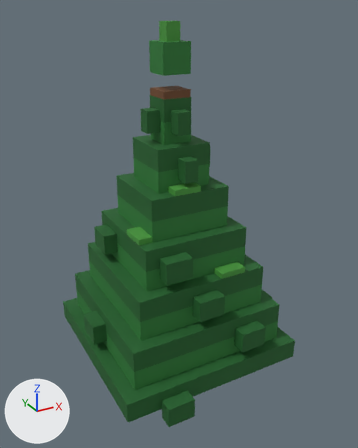
Two versions of the glTF model roblox-island/exports/glb/PineTreeTall.glb, one commit apart.
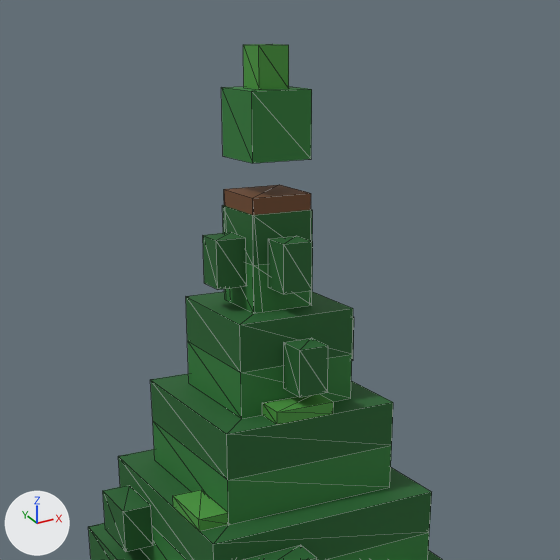
Old and new are each drawn whole from a 50 mm camera at (-16.0, -30.2, 29.1) aimed at (0.5, -0.3, 14.1) and again close up on the part from 13% to 85% of the width and 0% to 58% of the height. The axes (+X, +Y, +Z) are drawn at lower left. The lights are the same throughout. The older version's two pictures come first. The close-ups show mesh edges as thin lines. Vertices at exactly the same position are counted once.

The first close-up shows 'PineTreeTall'.
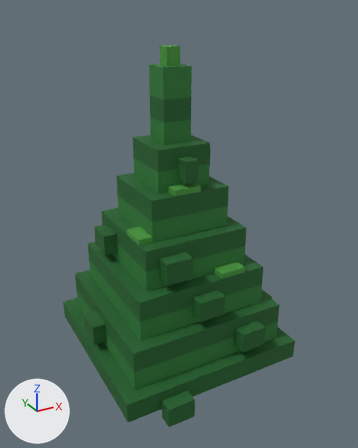
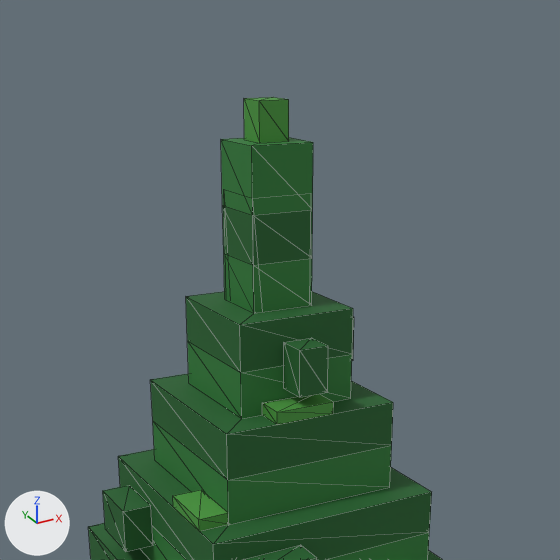
Where the change shows, as pixel boxes (x1, y1, x2, y2) in the close-ups (560 x 560 px; the box of a moved part takes in the faces that stretch with it):
'PineTreeTall', reshaped
    before: (88, 44, 442, 560)
    after: (88, 97, 442, 560)
part 1 of me_pinetreetall, deleted (green)
    before: (269, 236, 313, 294)
part 2 of me_pinetreetall, deleted (green)
    before: (243, 44, 289, 90)
part 3 of me_pinetreetall, moved or reshaped
    before: (203, 86, 312, 289)
    after: (221, 97, 313, 215)
part 4 of me_pinetreetall, surface changed
    before: (203, 232, 244, 289)
    after: (244, 100, 259, 143)

What changed in the scene script:
```text
Change me_pinetreetall:
    used by ob_pinetreetall; location = (0.0, 0.0, 0.0)
    remove me_pinetreetall.from_pydata(...)  # 298 vertices, 468 faces; spans x -7.0..7.0, y -8.0..8.0, z 0.0..28.2
    add me_pinetreetall.from_pydata(...)  # 276 vertices, 442 faces; spans x -7.0..7.0, y -8.0..8.0, z 0.0..26.7
    me_pinetreetall part 1: the loose piece of 8 vertices spanning x -0.5..0.5, y -2.0..-1.0, z 21.2..22.8 is deleted
    me_pinetreetall part 2: the loose piece of 8 vertices spanning x -0.5..0.5, y -0.5..0.5, z 27.0..28.2 is deleted
    me_pinetreetall part 3
    12 vertices are removed from x -2.0..1.0, y -1.0..1.0, z 21.2..27.0
    24 faces are deleted
    4 vertices in x -2.0..-1.0, y -0.5..0.5, z 22.8 move by (1.5, 0.0, 2.7)
    2 vertices move from x -2.0..-1.0, y -0.5, z 21.2 to x -0.5..0.5, y 0.5, z 26.7
    6 vertices are added at (-1.0, 1.0, 25.5), (1.0, 1.0, 25.5), (-1.0, -1.0, 25.5), (1.0, -1.0, 25.5), (-0.5, -0.5, 26.7), (0.5, -0.5, 26.7)
    22 new faces join them
    me_pinetreetall part 4: 4 kept faces spanning x -0.5..0.5, y -0.5..0.5, z 25.5..26.7 get new texture (UV) coordinates
```
